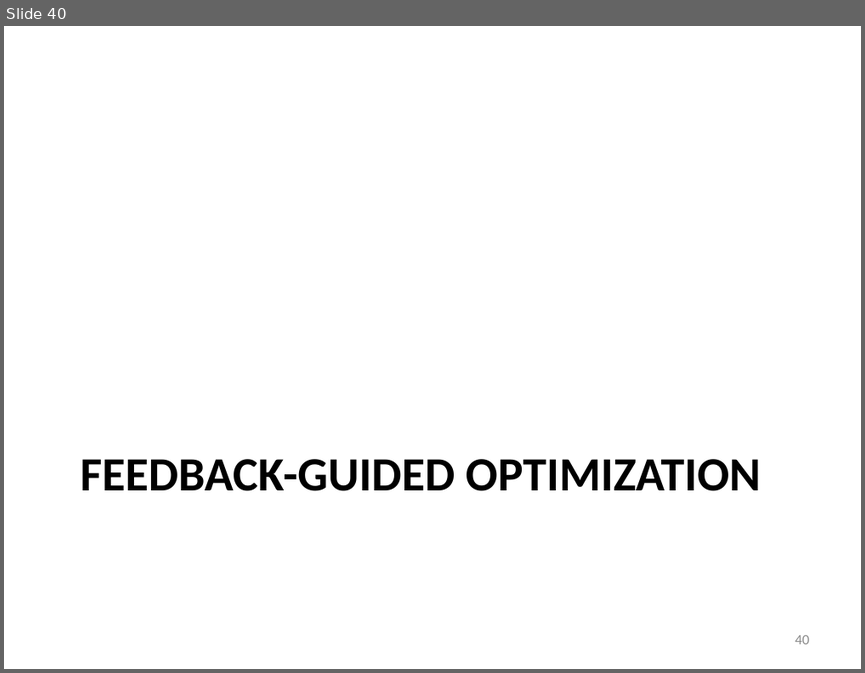
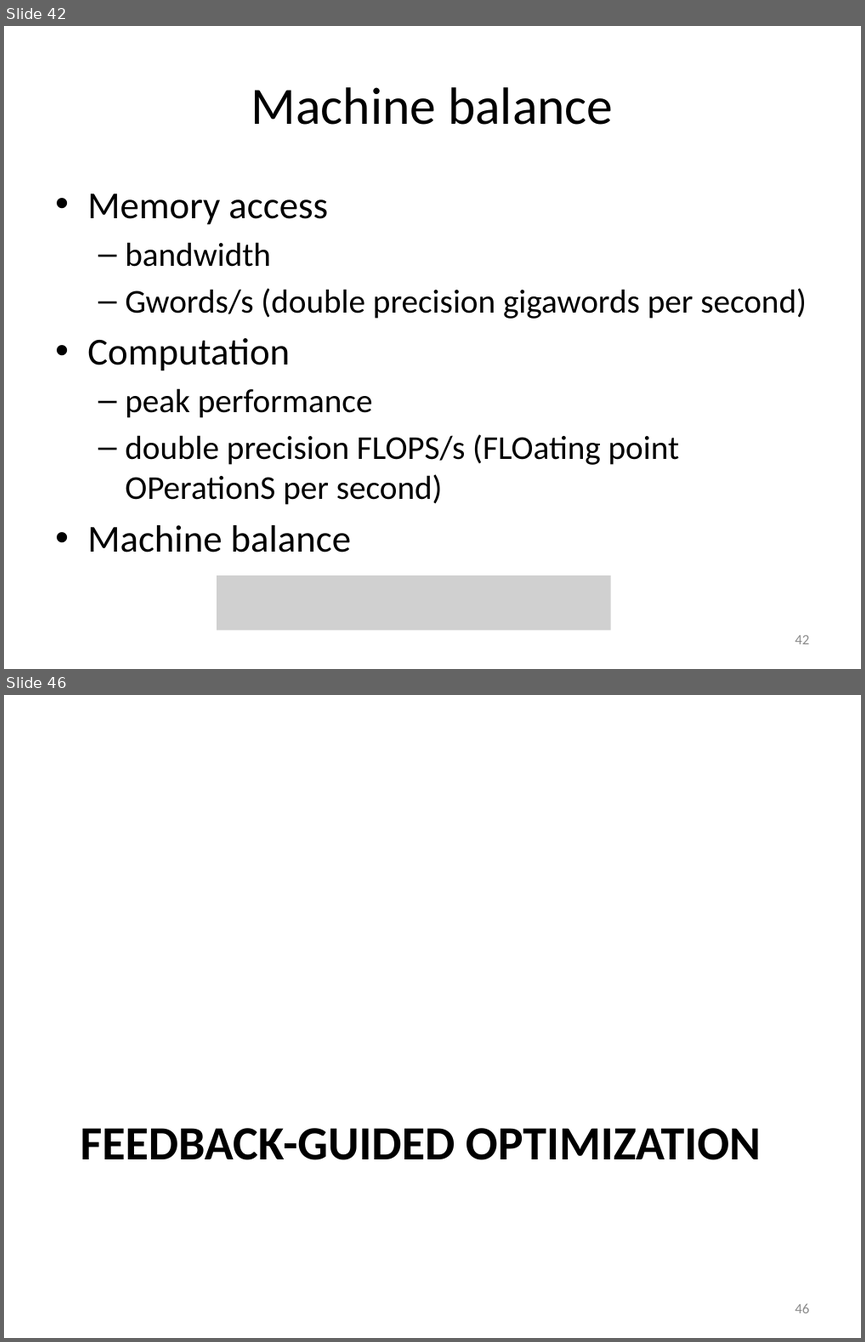
Before and after one commit to gjbex/training-material, a slide deck: Optimization/hpc_efficiency.pptx. Shown one above the other, each under a label of ours: slide 40 before the commit, slides 42 and 46 after it; the slides between them are not shown. The pictures are 865x673 and 865x1342 pixels, drawn with LibreOffice and Linux fonts; fonts in the diff are those of the drawing; grey boxes stand for pictures. Boxes give left, top, right and bottom in pixels: in the first picture for what was removed or moved away, otherwise in the second. Text is boxed around its words. In the diff, an @@ line names an element or a change of style, - is before the commit and + after.

```diff
--- a/Optimization/hpc_efficiency.pptx
+++ b/Optimization/hpc_efficiency.pptx
@@ slide 42 added at <box>4,26,861,669</box>, background #FFFFFF @@
@@ title added at <box>251,87,613,125</box>, 44 pt, text #000000 @@
+Machine balance
@@ text added at <box>87,193,806,552</box>, 28 pt, text #000000 @@
+• Memory access
+  – bandwidth
+  – Gwords/s (double precision gigawords per second)
+• Computation
+  – peak performance
+  – double precision FLOPS/s (FLOating point OPerationS per second)
+• Machine balance
@@ picture added at <box>216,575,611,630</box> @@
@@ page number added at <box>794,635,809,644</box>, 12 pt, text #8C8C8C @@
+42
@@ what was slide 40 is now slide 46 @@
@@ page number at <box>794,1304,809,1313</box>: text changed @@
-40
+46
```
Also in this commit, not shown: 5 slides changed, 5 other slides added.
